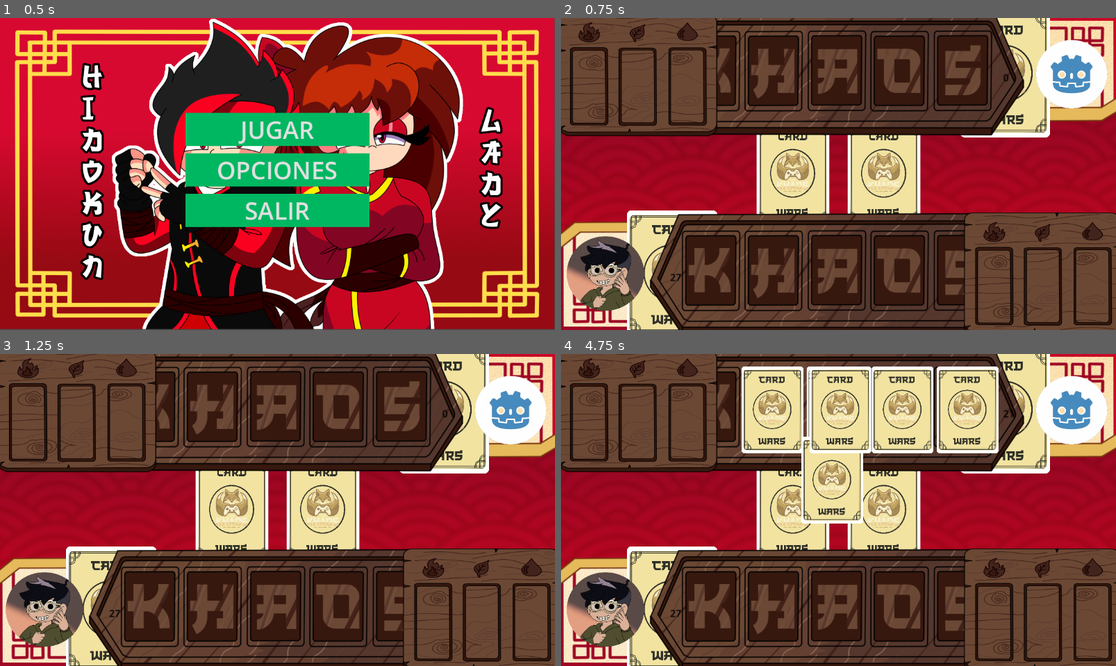
Above: before the commit, frames 1-4 (two rows, left to right).
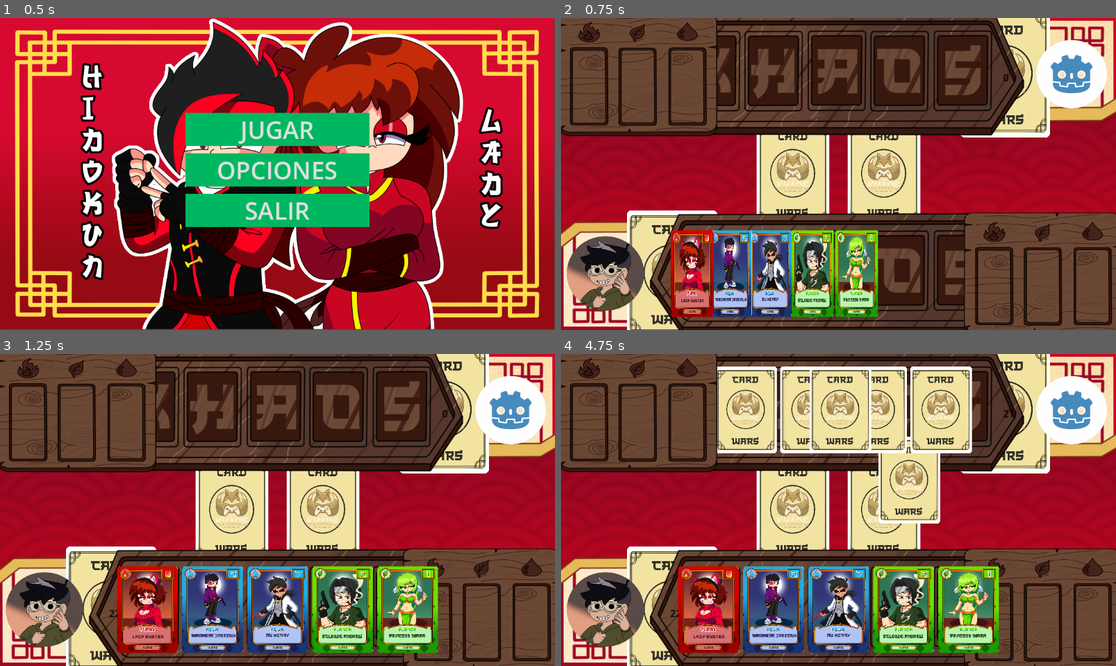
Above: after the commit, the same moments.

Repository: TeamKhaos/CardWarsRemake
Game: Godot game, scene res://scenes/menu.tscn
The game is run twice, just before and just after one commit, with the same random seed, the same clock (stepped at 60 frames per second) and the same inputs.
Inputs (mouse positions are in pixels of both pictures, inside the frame that each line leads up to):
- Up to frame 1 (0.5 s): no input
- Up to frame 2 (0.75 s): click "JUGAR" at 0.5 s
- Up to frame 3 (1.25 s): no input
- Up to frame 4 (4.75 s): tap Enter at 1.25, 3.5 s; move the mouse to (960, 494) at 1.27 s; click (960, 494) at 1.42 s; tap Space at 2, 4.25 s; move the mouse to (727, 525) at 2.02 s; click (727, 525) at 2.17 s; move the mouse to (971, 410) at 2.77 s; click (971, 410) at 2.92 s; move the mouse to (905, 410) at 3.52 s; click (905, 410) at 3.67 s; move the mouse to (838, 410) at 4.27 s; click (838, 410) at 4.42 s

Frame 1 is identical in both runs. In frame 2, 10% of the frame differs, in the area x 19-58%, y 67-96%; in frame 3, 15%; in frame 4, 26%, in the area x 20-79%, y 4-96%.

Commit message:
feat: implementar IA estratégica, sistema de turnos, shaders elementales y documentación completa

Diff:
--- a/scripts/Carta.gd
+++ b/scripts/Carta.gd
@@ -22,8 +22,55 @@
 	var img = get_node_or_null("Cardimage")
 	if img: img.visible = false
 
+# --- EFECTOS VISUALES ---
+const AURA_SHADER = """
+shader_type canvas_item;
+
+void fragment() {
+    vec4 tex = texture(TEXTURE, UV);
+
+    // Crear líneas de "relámpago" usando ondas senoidales
+    float time = TIME * 5.0;
+    float line = sin(UV.y * 20.0 + time) * 0.5 + 0.5;
+    line += sin(UV.x * 20.0 - time) * 0.5 + 0.5;
+
+    // Multiplicamos por COLOR para que el 'modulate' (color elemental) se preserve
+    COLOR = tex * COLOR * vec4(1.0, 1.0, 1.0, line * 0.5 + 0.5);
+}
+"""
+
+func aplicar_brillo_elemental(tipo: String, es_oculta: bool = false):
+	var aura = get_node_or_null("AuraSprite")
+	if not aura: return
+
+	aura.visible = true
+
+	# Si es oculta, usamos blanco. Si no, usamos el color del elemento.
+	if es_oculta:
+		aura.modulate = Color(1.0, 1.0, 1.0)
+	else:
+		match tipo:
+			"fuego":  aura.modulate = Color(1.0, 0.3, 0.2)
+			"agua":   aura.modulate = Color(0.2, 0.6, 1.0)
+			"planta": aura.modulate = Color(0.3, 1.0, 0.3)
+
+	# Aplicar shader de relámpago
+	var material = ShaderMaterial.new()
+	var shader = Shader.new()
+	shader.code = AURA_SHADER
+	material.shader = shader
+	aura.material = material
+
+func revelar_color_elemental(tipo: String):
+	var aura = get_node_or_null("AuraSprite")
+	if aura:
+		match tipo:
+			"fuego":  aura.modulate = Color(1.0, 0.3, 0.2)
+			"agua":   aura.modulate = Color(0.2, 0.6, 1.0)
+			"planta": aura.modulate = Color(0.3, 1.0, 0.3)
+
+
 # --- FUNCIONES DE GODOT ---
-# Se llama cuando el nodo entra en el árbol de la escena por primera vez.
 func _ready() -> void:
 	# Si la carta es de la IA, deshabilitar la interacción del mouse.
 	if is_ai:
--- a/scripts/ia/AI-Controller.gd
+++ b/scripts/ia/AI-Controller.gd
@@ -26,23 +26,64 @@
 	if mano_ia.cartas_en_mano.size() < 5:
 		deck.tomar_carta()
 
+# --- ESTRATEGIA IA ---
+func choose_ai_card(player_wins: Dictionary, ai_wins: Dictionary, ai_hand: Array) -> Node:
+	# 1. Identificar elemento que le falta al jugador para ganar por 1 de cada
+	var falta_jugador = []
+	for tipo in ["fuego", "agua", "planta"]:
+		if player_wins[tipo] == 0: falta_jugador.append(tipo)
+
+	# 2. Identificar si al jugador le falta poco para 3 iguales
+	var peligro_jugador = ""
+	for tipo in ["fuego", "agua", "planta"]:
+		if player_wins[tipo] == 2: peligro_jugador = tipo
+
+	# 3. Elegir carta
+	var mejores_cartas = []
+	var ventajas = {"fuego": "planta", "agua": "fuego", "planta": "agua"}
+
+	for carta in ai_hand:
+		var tipo = carta.get_meta("tipo")
+
+		# Prioridad: Bloquear al jugador si está a punto de ganar
+		if peligro_jugador != "" and ventajas[tipo] == peligro_jugador:
+			mejores_cartas.append(carta)
+		elif tipo in falta_jugador:
+			mejores_cartas.append(carta)
+
+	if mejores_cartas.size() > 0:
+		return mejores_cartas.pick_random()
+	else:
+		return ai_hand.pick_random()
+
 func play_turn():
 	if mano_ia.cartas_en_mano.size() > 0:
-		var card_to_play = mano_ia.cartas_en_mano[0]
+		# Acceder a la información de puntos desde el nodo puntos del jugador/IA (puntos.gd)
+		var player_wins = {"fuego": game_manager.puntos_jugador.indice_fuego, "agua": game_manager.puntos_jugador.indice_agua, "planta": game_manager.puntos_jugador.indice_planta}
+		var ai_wins = {"fuego": game_manager.puntos_ia.indice_fuego, "agua": game_manager.puntos_ia.indice_agua, "planta": game_manager.puntos_ia.indice_planta}
+
+		var card_to_play = choose_ai_card(player_wins, ai_wins, mano_ia.cartas_en_mano)
 		var empty_slot = find_empty_slot()
 
 		if empty_slot:
-
 			# Marcar la ranura como ocupada
 			empty_slot.set("carta_en_ranura", true)
 			game_manager.registrar_carta(empty_slot.id_ranura, card_to_play, true)
 			mano_ia.remover_carta_mano(card_to_play)
 			reponer_carta()
+
 			# --- ANIMACIÓN ---
 			var tween = create_tween()
 			tween.set_ease(Tween.EASE_OUT)
 			tween.set_trans(Tween.TRANS_CUBIC)
 			tween.tween_property(card_to_play, "global_position", empty_slot.global_position, 0.5)
+
+			tween.connect("finished", func():
+				card_to_play.scale = Vector2(1, 1)
+				manejo_carta.play_card_for_ai(card_to_play, empty_slot)
+				if card_to_play.has_node("Area2D/CollisionShape2D"):
+					card_to_play.get_node("Area2D/CollisionShape2D").disabled = true
+			)
 
 			tween.connect("finished", func():
 				card_to_play.scale = Vector2(1, 1)
--- a/scripts/ia/Deck-AI.gd
+++ b/scripts/ia/Deck-AI.gd
@@ -61,7 +61,8 @@
 
 		var datos_carta = referencia_db_cartas.CARTAS[carta_sacar_nombre]
 		nueva_carta.set_meta("ataque", datos_carta["ataque"])
-		nueva_carta.set_meta("tipo", datos_carta["tipo"]) # Guardamos el tipo como metadata (útil luego para el combate)
+		nueva_carta.set_meta("tipo", datos_carta["tipo"])
+		nueva_carta.aplicar_brillo_elemental(datos_carta["tipo"], true)
 
 		var carta_imagen_ruta = str("res://assets/" + carta_sacar_nombre + ".png")
 		nueva_carta.get_node("Cardimage").texture = load(carta_imagen_ruta)
--- a/scripts/ia/Game_Manager.gd
+++ b/scripts/ia/Game_Manager.gd
@@ -18,9 +18,9 @@
 	add_child(combate)
 	combate.resetear_puntajes()
 
-	# Inicializar temporizador de 30 segundos
+	# Inicializar temporizador de 20 segundos
 	turn_timer = Timer.new()
-	turn_timer.wait_time = 30.0
+	turn_timer.wait_time = 20.0
 	turn_timer.one_shot = true
 	turn_timer.connect("timeout", Callable(self, "_on_TurnTimer_timeout"))
 	add_child(turn_timer)
@@ -62,6 +62,10 @@
 	print("⚔️ Revelando cartas en", ranura_id)
 	if carta_ia.has_method("flip_face_up"):
 		carta_ia.flip_face_up()
+
+	# REVELAR COLOR DE IA
+	if carta_ia.has_method("revelar_color_elemental"):
+		carta_ia.revelar_color_elemental(carta_ia.get_meta("tipo"))
 
 	# Pausa para dar efecto de revelado
 	await get_tree().create_timer(1.0).timeout
@@ -112,10 +116,14 @@
 	cartas_en_ranuras[ranura_id]["jugador"] = null
 	cartas_en_ranuras[ranura_id]["ia"] = null
 
+	# --- REINICIAR TEMPORIZADOR PARA LA PRÓXIMA RONDA ---
+	iniciar_turno_jugador()
+
 	if ganador_global != "":
 		print("🎉 ¡Victoria final para:", ganador_global, "!")
 		mostrar_pantalla_final(ganador_global)
 		combate.resetear_puntajes()
+		detener_turno() # Detenerlo si la partida terminó
 
 # --- TEMPORIZADOR DE TURNO (A LLAMAR DESDE UN NODO TIMER) ---
 func _on_TurnTimer_timeout():
@@ -123,15 +131,20 @@
 
 	# 1. Obtener acceso a la mano y ranuras
 	var mano_jugador = get_tree().root.find_child("ManoJugador", true, false)
-	var ranura_jugador = get_tree().root.find_child("CartaRanura", true, false) # Ajustar según tu jerarquía
+	var ranura_jugador = get_tree().root.find_child("CartaRanura", true, false)
 
 	if mano_jugador and ranura_jugador and not ranura_jugador.carta_en_ranura:
 		var cartas = mano_jugador.mano_jugador
 		if cartas.size() > 0:
 			var carta_azar = cartas.pick_random()
 
-			# 2. Mover carta a la ranura
-			carta_azar.global_position = ranura_jugador.global_position
+			# 2. Mover carta a la ranura con Tween para que sea visible
+			var tween = create_tween()
+			tween.tween_property(carta_azar, "global_position", ranura_jugador.global_position, 0.5)
+			tween.parallel().tween_property(carta_azar, "scale", Vector2(1, 1), 0.5)
+
+			await tween.finished
+
 			carta_azar.get_node("Area2D/CollisionShape2D").disabled = true
 			ranura_jugador.carta_en_ranura = true
 
--- a/scripts/player/Deck.gd
+++ b/scripts/player/Deck.gd
@@ -1,10 +1,8 @@
-
 extends Node2D
 
 @export var is_player_one: bool = true
 @export var manejo_carta: Node
 @export var manejo_jugador: Node
-
 
 # --- VARIABLES ---
 var jugador_deck = []
@@ -24,24 +22,29 @@
 	var DbCartas = preload("res://scripts/DB_Cartas.gd")
 	jugador_deck = DbCartas.CARTAS.keys()
 	jugador_deck.shuffle()
+
+	# Repartir cartas automáticamente al inicio
+	call_deferred("tomar_carta_inicial")
+
 	$RichTextLabel.text = str(jugador_deck.size())
 	referencia_db_cartas = preload("res://scripts/DB_Cartas.gd")
 
-# --- FUNCIONES DEL MAZO ---
-func tomar_carta():
+func tomar_carta_inicial():
 	if primerclick == false:
 		for i in range(5):
+			if jugador_deck.size() == 0: break
 			var carta_sacar_nombre = jugador_deck[0]
 			jugador_deck.erase(carta_sacar_nombre)
 			$RichTextLabel.text = str(jugador_deck.size())
+
 			var carta_escena = preload(carta_escena_dir)
 			var nueva_carta = carta_escena.instantiate()
-
 			nueva_carta.global_position = self.global_position
 
 			var datos_carta = referencia_db_cartas.CARTAS[carta_sacar_nombre]
 			nueva_carta.set_meta("ataque" , datos_carta["ataque"])
-			nueva_carta.set_meta("tipo", datos_carta["tipo"]) # Guardamos el tipo como metadata (útil luego para el combate)
+			nueva_carta.set_meta("tipo", datos_carta["tipo"])
+			nueva_carta.aplicar_brillo_elemental(datos_carta["tipo"])
 
 			var carta_imagen_ruta = str("res://assets/" + carta_sacar_nombre + ".png")
 			nueva_carta.get_node("Cardimage").texture = load(carta_imagen_ruta)
@@ -49,7 +52,16 @@
 			nueva_carta.name = "Carta"
 			manejo_jugador.añadir_carta_mano(nueva_carta, velocidad_tomado_carta)
 			nueva_carta.get_node("AnimationPlayer").play("carta_flip")
-			primerclick = true
+		primerclick = true
+
+		# Iniciar turno en el GameManager tras repartir
+		var gm = get_tree().root.find_child("Game_Manager", true, false)
+		if gm: gm.iniciar_turno_jugador()
+
+# --- FUNCIONES DEL MAZO ---
+func tomar_carta():
+	# Esta función se mantiene para cuando el jugador roba una carta extra
+	pass
 
 func reponer_carta():
 	if jugador_deck.size() > 0:
@@ -67,6 +79,7 @@
 		var datos_carta = referencia_db_cartas.CARTAS[carta_sacar_nombre]
 		nueva_carta.set_meta("ataque", datos_carta["ataque"])
 		nueva_carta.set_meta("tipo", datos_carta["tipo"])
+		nueva_carta.aplicar_brillo_elemental(datos_carta["tipo"])
 
 		var carta_imagen_ruta = str("res://assets/" + carta_sacar_nombre + ".png")
 		nueva_carta.get_node("Cardimage").texture = load(carta_imagen_ruta)
@@ -74,3 +87,5 @@
 		nueva_carta.name = "Carta"
 		manejo_jugador.añadir_carta_mano(nueva_carta, velocidad_tomado_carta)
 		nueva_carta.get_node("AnimationPlayer").play("carta_flip")
+		return nueva_carta
+	return null
--- /dev/null
+++ b/scripts/ui/TimerDisplay.gd
@@ -0,0 +1,9 @@
+extends Label
+
+@export var game_manager: Node
+
+func _process(_delta):
+	if game_manager and game_manager.turn_timer and not game_manager.turn_timer.is_stopped():
+		text = "Tiempo: " + str(int(game_manager.turn_timer.time_left))
+	else:
+		text = "Tiempo: --"
Not shown, changed: GEMINI.md
